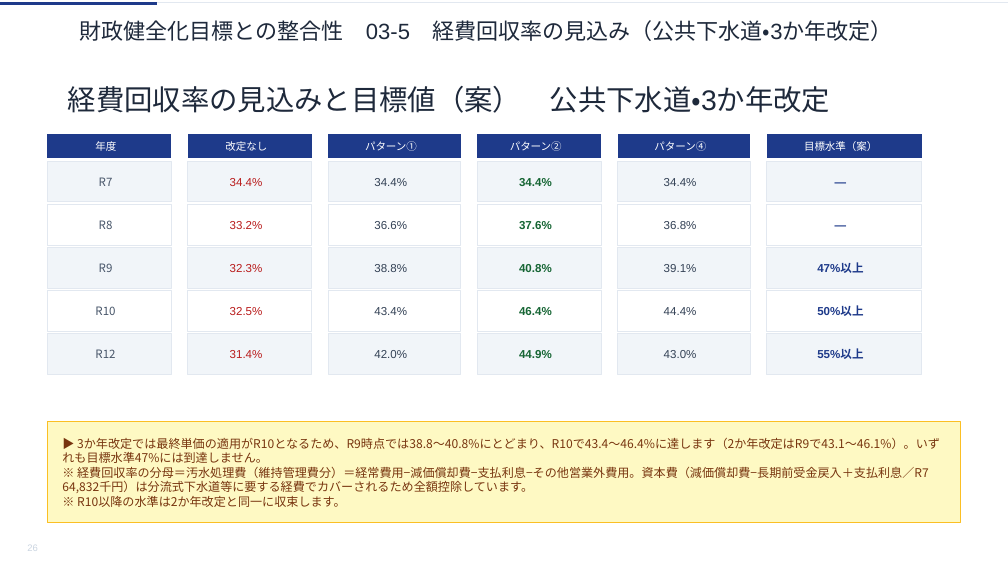
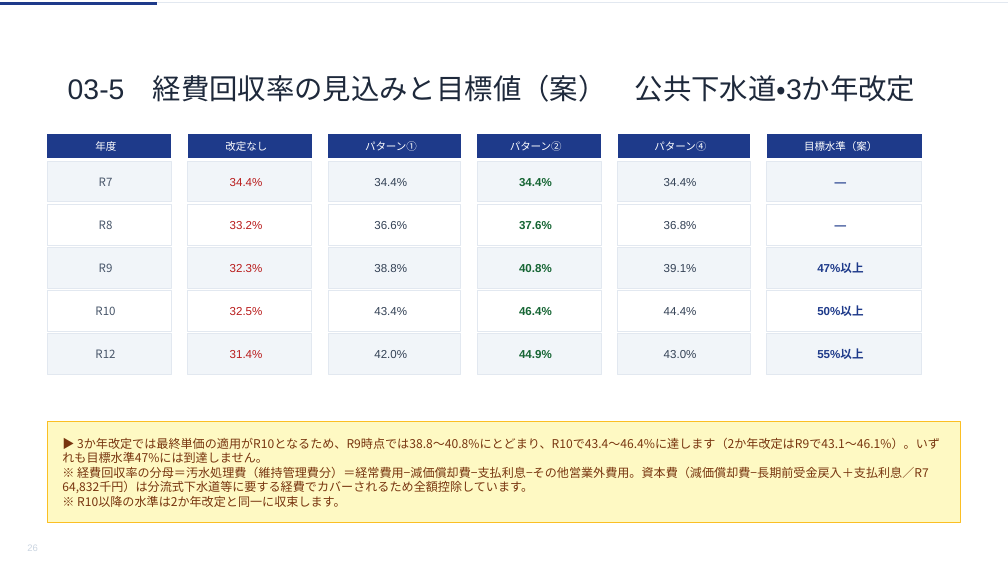
Before and after one commit to ryowakayama-gif/repository, a slide deck: slide 26 of rokko_sewage_council/output/六戸町_第2回審議会資料.pptx. Drawn at 1008x567 pixels with LibreOffice and Linux fonts; fonts in the diff are those of the drawing. Boxes give left, top, right and bottom in pixels: in the first picture for what was removed or moved away, otherwise in the second. Text is boxed around its words. In the diff, an @@ line names an element or a change of style, - is before the commit and + after.

```diff
--- a/rokko_sewage_council/output/六戸町_第2回審議会資料.pptx
+++ b/rokko_sewage_council/output/六戸町_第2回審議会資料.pptx
@@ freeform shape removed at (79, 15, 982, 47) @@
-財政健全化目標との整合性 03-5 経費回収率の見込み（公共下水道・3か年改定）
@@ text in freeform shape at (68, 75, 916, 102): text changed @@
-経費回収率の見込みと目標値（案） 公共下水道・3か年改定
+03-5 経費回収率の見込みと目標値（案） 公共下水道・3か年改定
@@ freeform shape "03-5 経費回収率の見込みと目標値（案） 公共下水道・3か年改定": place and size @@
-freeform shape "03-5 経費回収率の見込みと目標値（案） 公共下水道・3か年改定" at (68, 70, 982, 129)
+freeform shape "03-5 経費回収率の見込みと目標値（案） 公共下水道・3か年改定" at (68, 60, 982, 118)
```
Also in this commit, not shown: 30 other slides changed, 3 other files.
